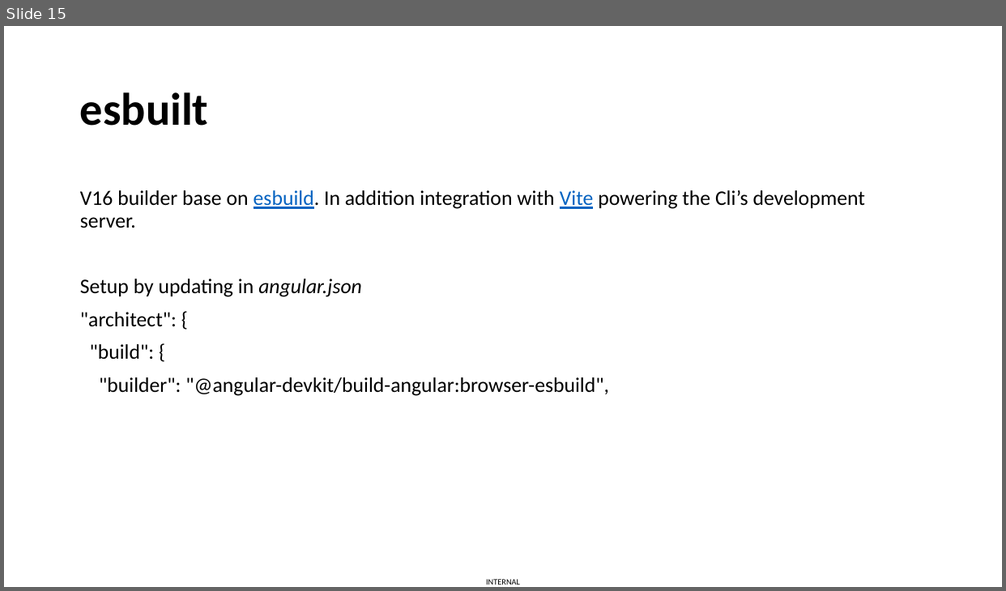
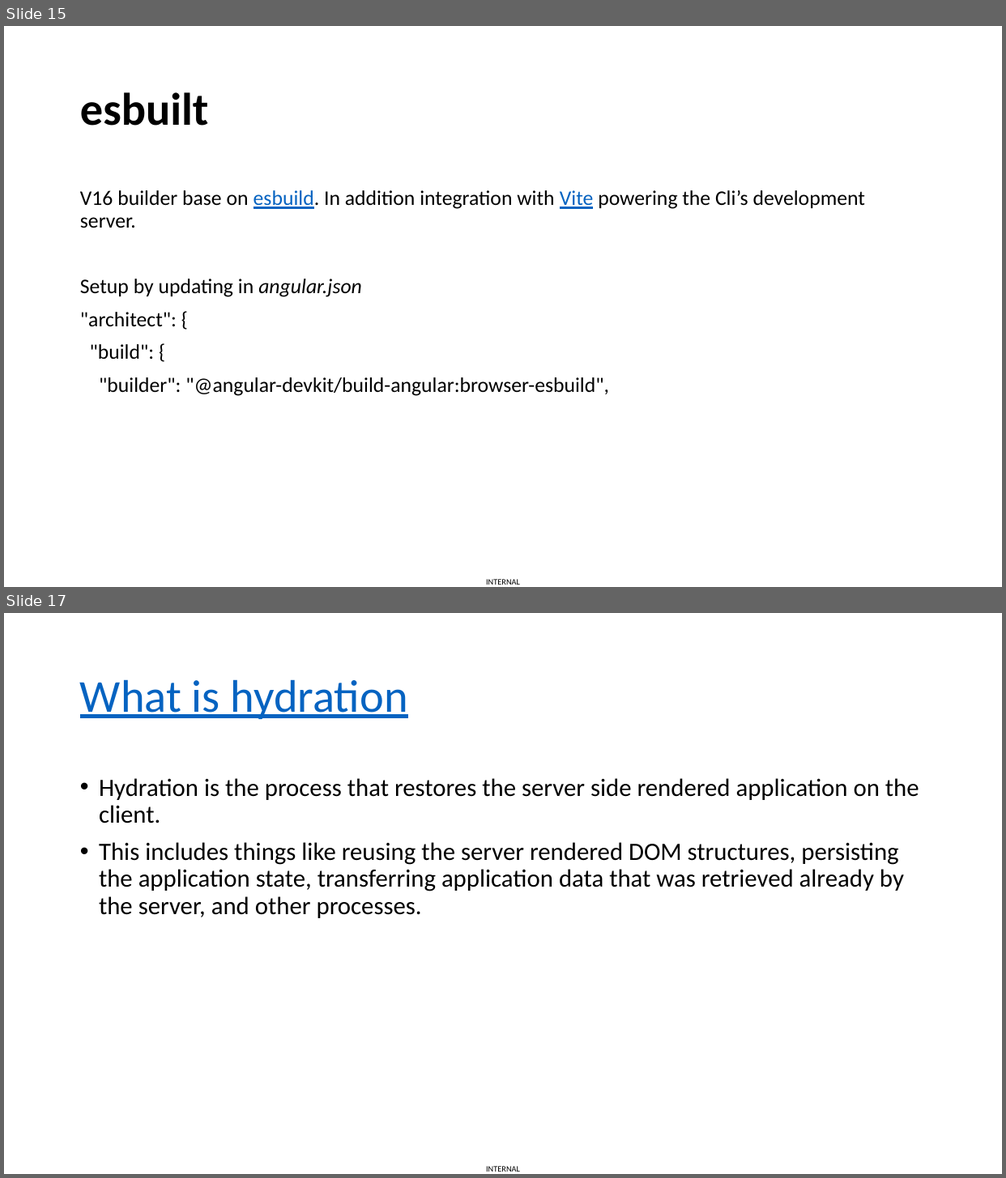
Before and after one commit to vuthaphai/ng-v16-new-features, a slide deck: Angular v16.pptx. Shown one above the other, each under a label of ours: slide 15 before the commit, slides 15 and 17 after it; the slides between them are not shown. The pictures are 1006x591 and 1006x1178 pixels, drawn with LibreOffice and Linux fonts; fonts in the diff are those of the drawing. Boxes give left, top, right and bottom in pixels: in the first picture for what was removed or moved away, otherwise in the second. Text is boxed around its words. In the diff, an @@ line names an element or a change of style, - is before the commit and + after.

```diff
--- a/Angular v16.pptx
+++ b/Angular v16.pptx
@@ slide 17 added at (x1=4, y1=613, x2=1002, y2=1174), background #FFFFFF; not listed: 1 template element that a slide beside it also shows @@
@@ title added at (x1=80, y1=679, x2=408, y2=719), 44 pt, text #0563C1, underline @@
+What is hydration
@@ text added at (x1=99, y1=778, x2=919, y2=918), 24 pt, text #000000 @@
+• Hydration is the process that restores the server side rendered application on the client.
+• This includes things like reusing the server rendered DOM structures, persisting the application state, transferring application data that was retrieved already by the server, and other processes.
```
Also in this commit, not shown: 1 slide changed, 2 other slides added, 1 slide removed.
